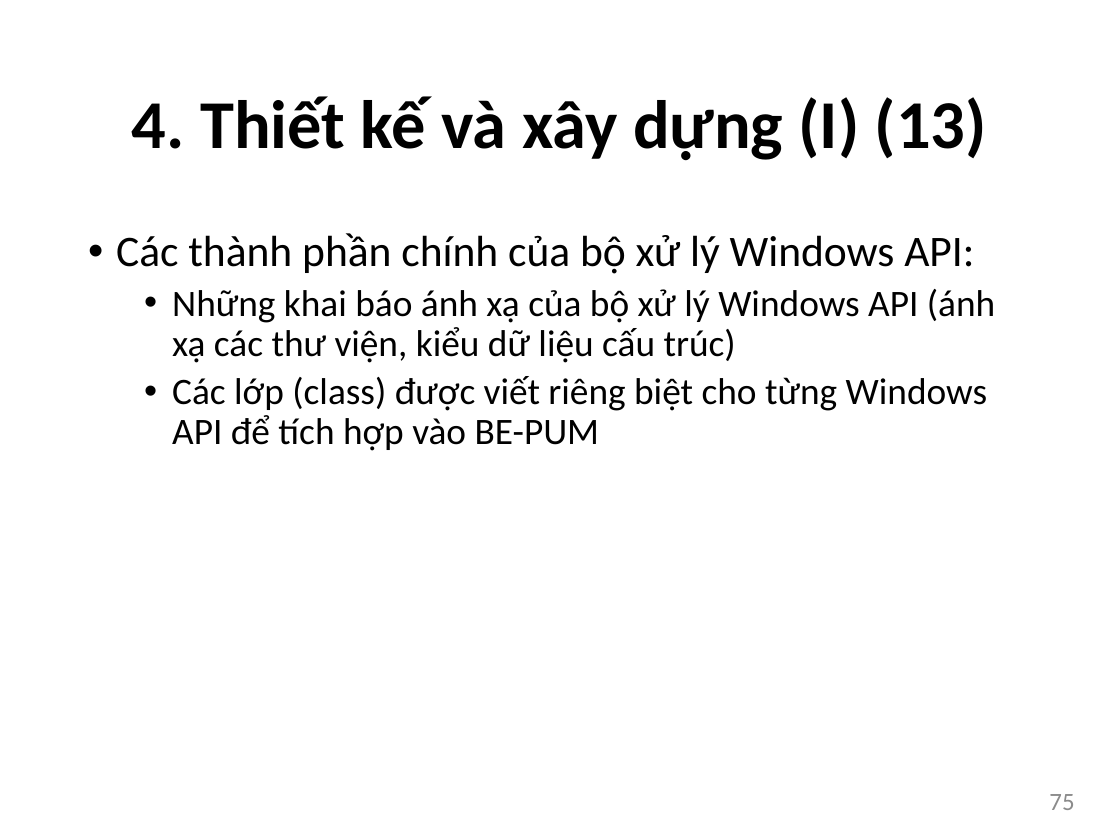
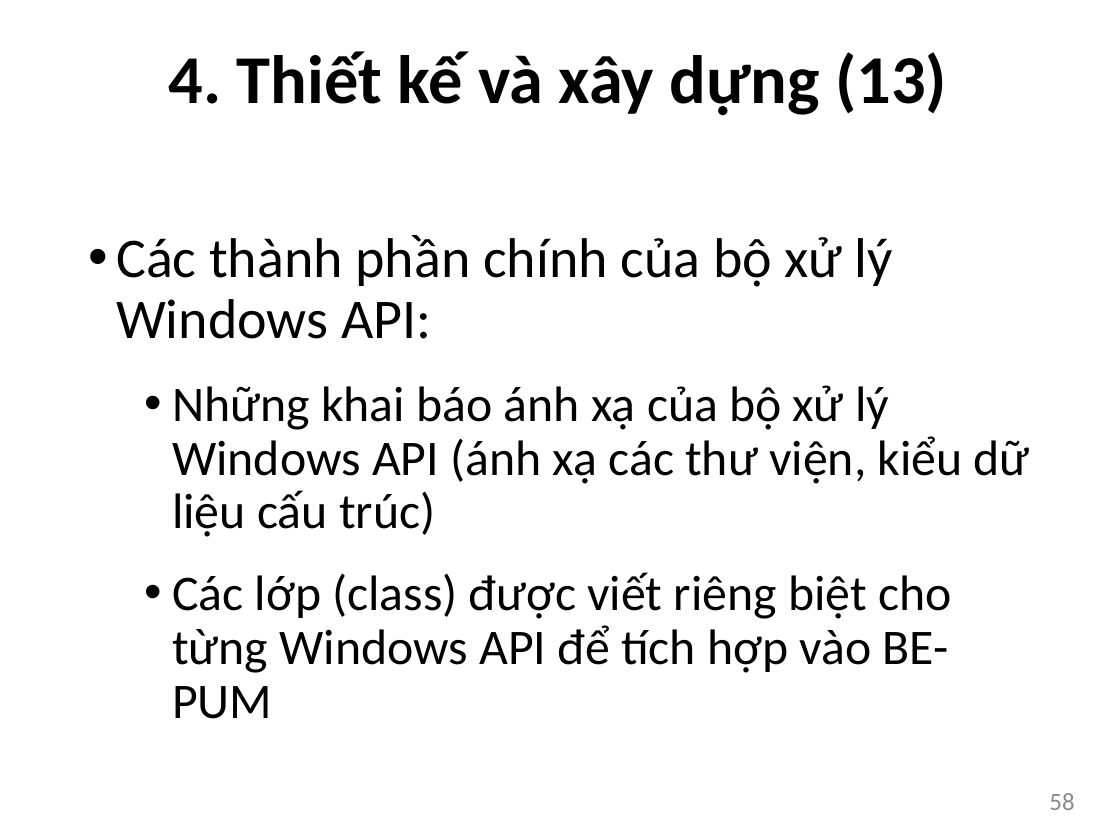
Before and after one commit to bntam/LVTN, a slide deck: slide 58 of Slide/Slide.pptx (slide 75 before the commit). Drawn at 1120x840 pixels with LibreOffice and Linux fonts; fonts in the diff are those of the drawing. Boxes give left, top, right and bottom in pixels: in the first picture for what was removed or moved away, otherwise in the second. Text is boxed around its words. In the diff, an @@ line names an element or a change of style, - is before the commit and + after.

```diff
--- a/Slide/Slide.pptx
+++ b/Slide/Slide.pptx
@@ title at (168, 51, 947, 116): text changed @@
-4. Thiết kế và xây dựng (I) (13)
+4. Thiết kế và xây dựng (13)
@@ text "Các thành phần chính của ..." at (116, 235, 1030, 719): size 28 to 36 pt in "Các thành phần chính của bộ xử ..."; size 24 to 32 pt in "Những khai báo ánh xạ của bộ ...", "Các lớp (class) được viết riêng biệt ..."; more space between paragraphs @@
@@ page number at (1049, 793, 1074, 810): text changed @@
-75
+58
```
Also in this commit, not shown: 53 other slides changed, 7 slides added, 34 slides removed.
